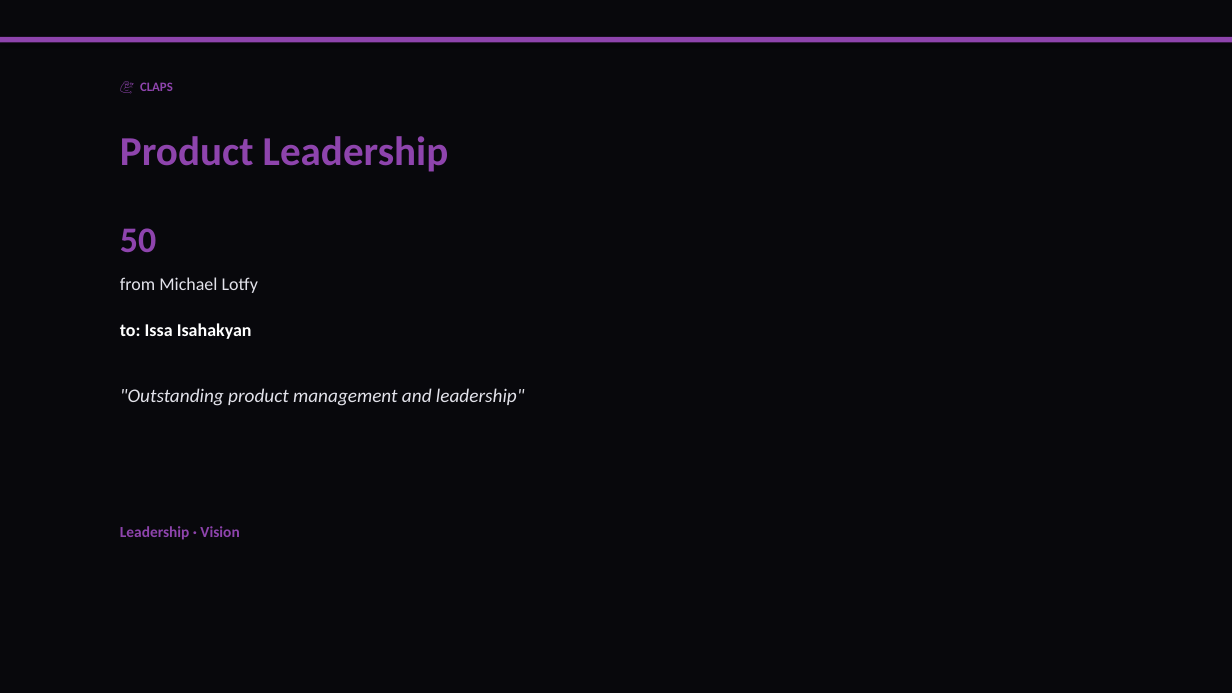
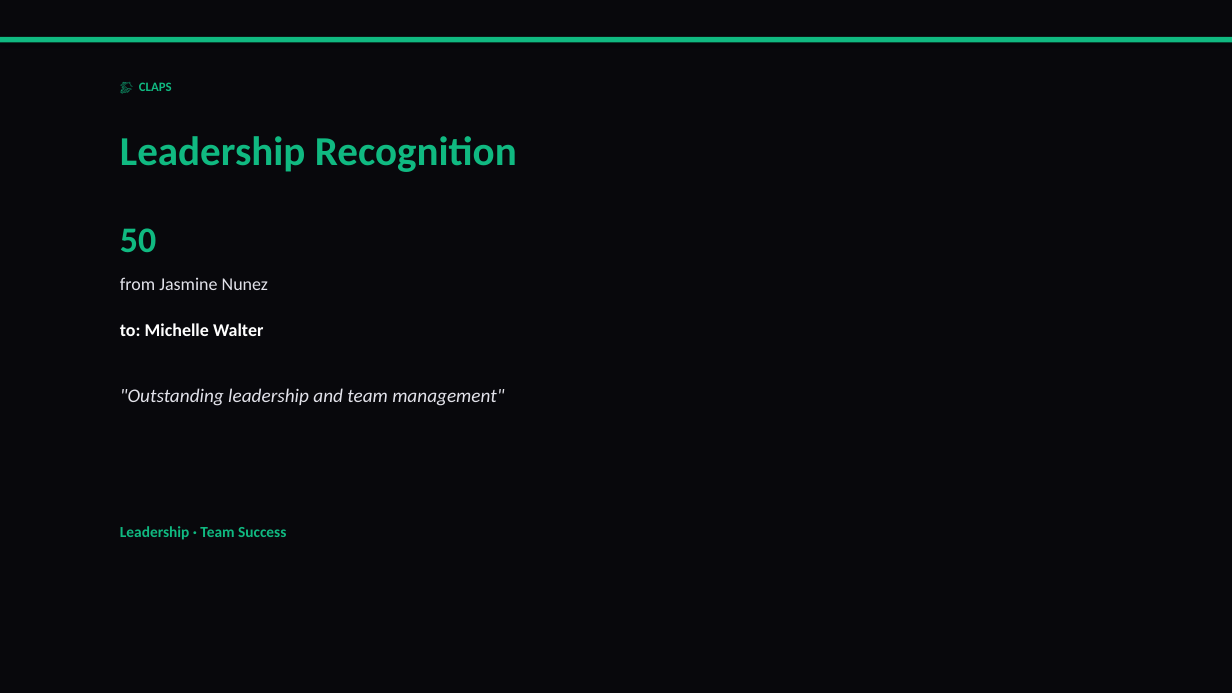
Before and after one commit to liliyagarifullina-maker/appodeal-pulse, a slide deck: slide 9 of data/archive/pulse_2026-03-14.pptx. Drawn at 1232x693 pixels with LibreOffice and Linux fonts; fonts in the diff are those of the drawing. Boxes give left, top, right and bottom in pixels: in the first picture for what was removed or moved away, otherwise in the second. Text is boxed around its words. In the diff, an @@ line names an element or a change of style, - is before the commit and + after.

```diff
--- a/data/archive/pulse_2026-03-14.pptx
+++ b/data/archive/pulse_2026-03-14.pptx
@@ rectangle at [0, 37, 1232, 43]: fill #8E44AD to #10B981 @@
@@ text at [139, 82, 172, 91]: text changed; text colour #8E44AD to #10B981 @@
-💪 CLAPS
+👏 CLAPS
@@ text at [120, 136, 517, 172]: text changed; text colour #8E44AD to #10B981 @@
-Product Leadership
+Leadership Recognition
@@ text "50" at [120, 228, 156, 252]: text colour #8E44AD to #10B981 @@
@@ text at [120, 277, 268, 290]: text changed @@
-from Michael Lotfy
+from Jasmine Nunez
@@ text at [120, 323, 263, 336]: text changed @@
-to: Issa Isahakyan
+to: Michelle Walter
@@ text at [120, 388, 504, 406]: text changed @@
-"Outstanding product management and leadership"
+"Outstanding leadership and team management"
@@ text at [120, 526, 286, 540]: text changed; text colour #8E44AD to #10B981 @@
-Leadership · Vision
+Leadership · Team Success
```
Also in this commit, not shown: 14 other slides changed, 4 slides added, 2 slides removed, 2 other files.
